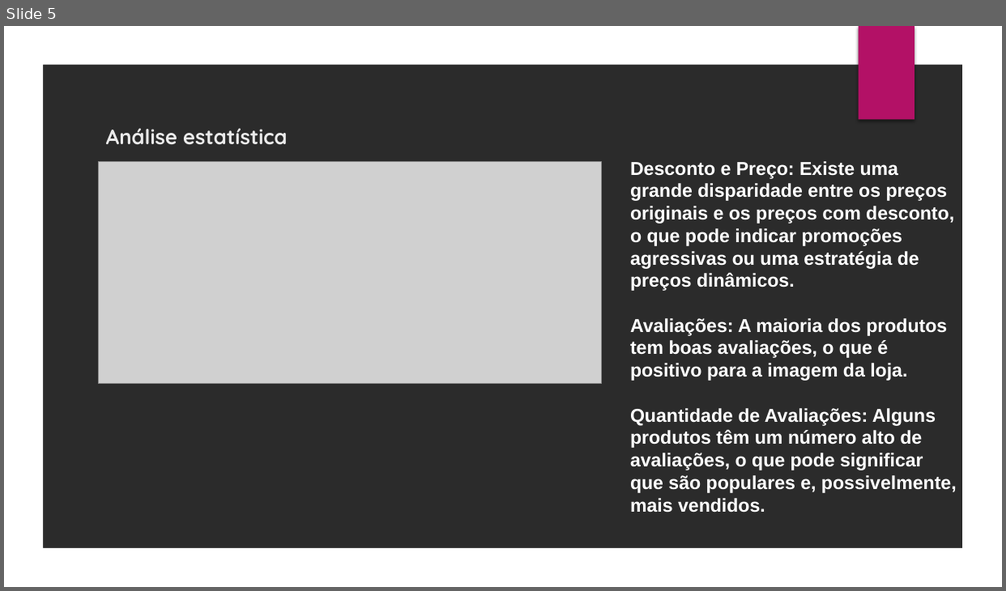
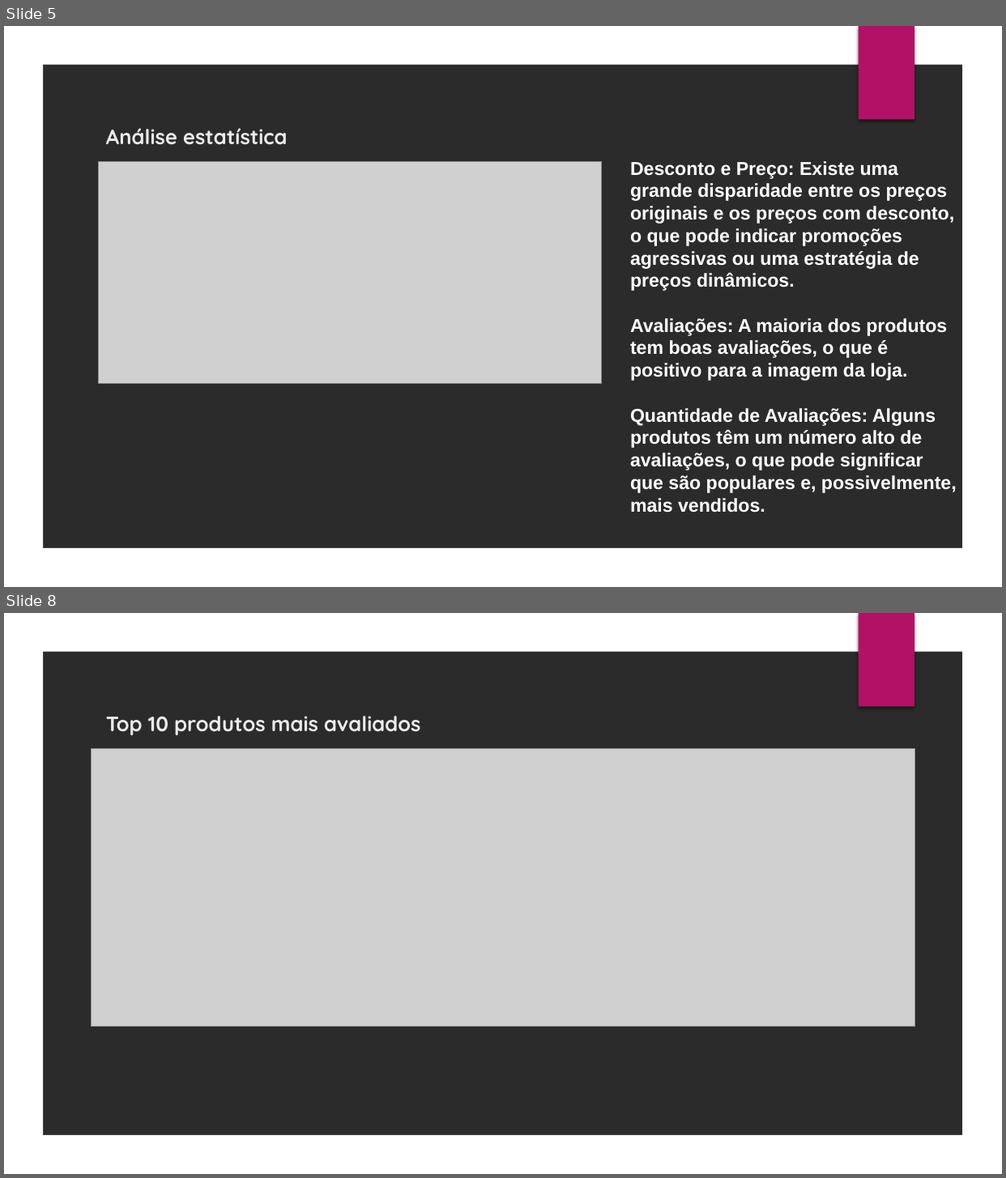
Before and after one commit to iagooteles/projeto_final_infinity, a slide deck: apresentacao_ds_infinity.pptx. Shown one above the other, each under a label of ours: slide 5 before the commit, slides 5 and 8 after it; the slides between them are not shown. The pictures are 1006x591 and 1006x1178 pixels, drawn with LibreOffice and Linux fonts; fonts in the diff are those of the drawing; grey boxes stand for pictures; background and template pictures are left out; a plain dark background stands for a picture behind light text. Boxes give left, top, right and bottom in pixels: in the first picture for what was removed or moved away, otherwise in the second. Text is boxed around its words. In the diff, an @@ line names an element or a change of style, - is before the commit and + after.

```diff
--- a/apresentacao_ds_infinity.pptx
+++ b/apresentacao_ds_infinity.pptx
@@ slide 8 added at (x1=4, y1=613, x2=1002, y2=1174), background picture (left out); not listed: 2 template elements that a slide beside it also shows @@
@@ title added at (x1=106, y1=716, x2=420, y2=735), 20 pt, text #EBEBEB, bold @@
+Top 10 produtos mais avaliados
@@ picture added at (x1=91, y1=748, x2=915, y2=1026) @@
```
Also in this commit, not shown: 1 slide changed, 3 other slides added.
